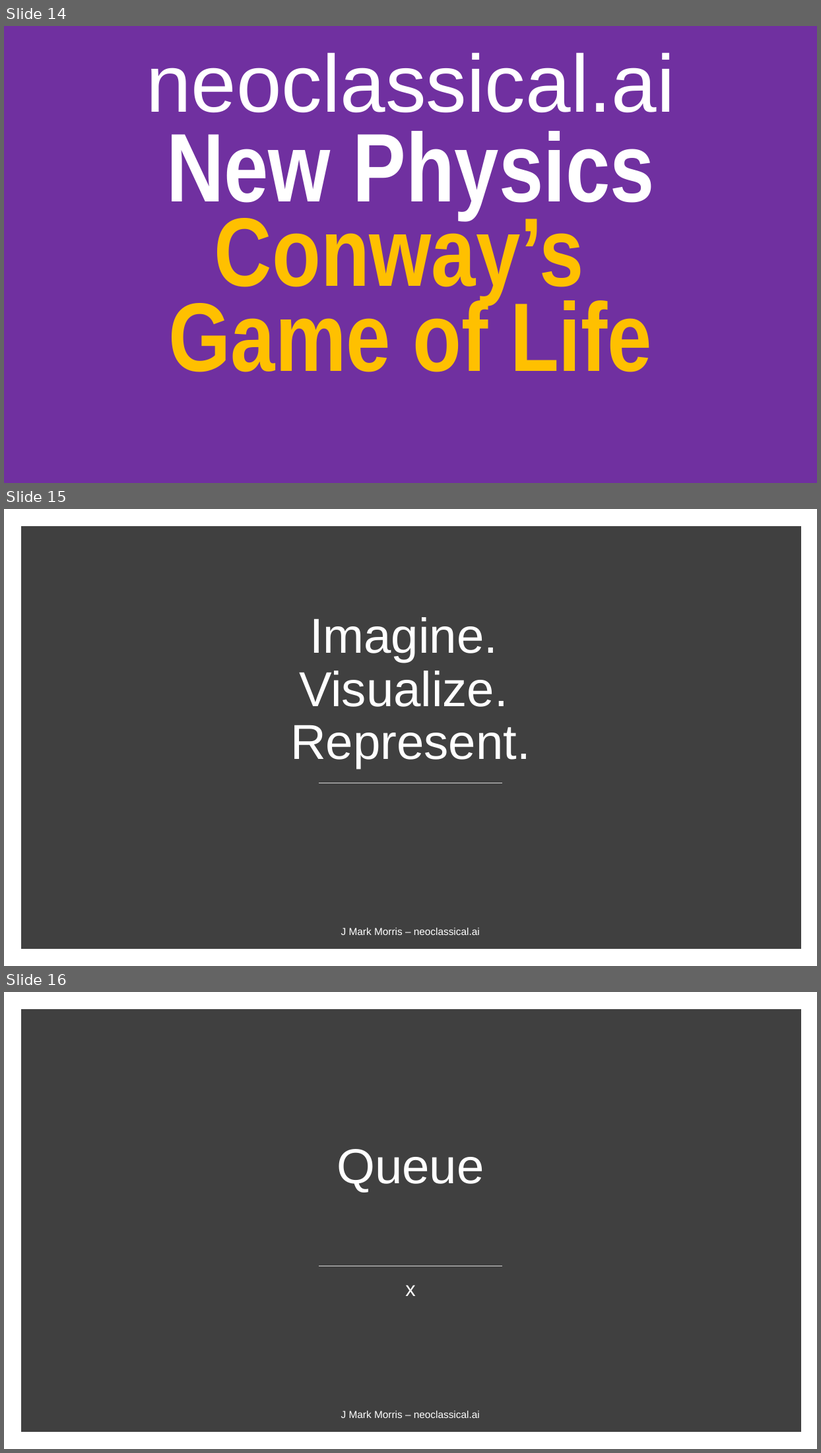
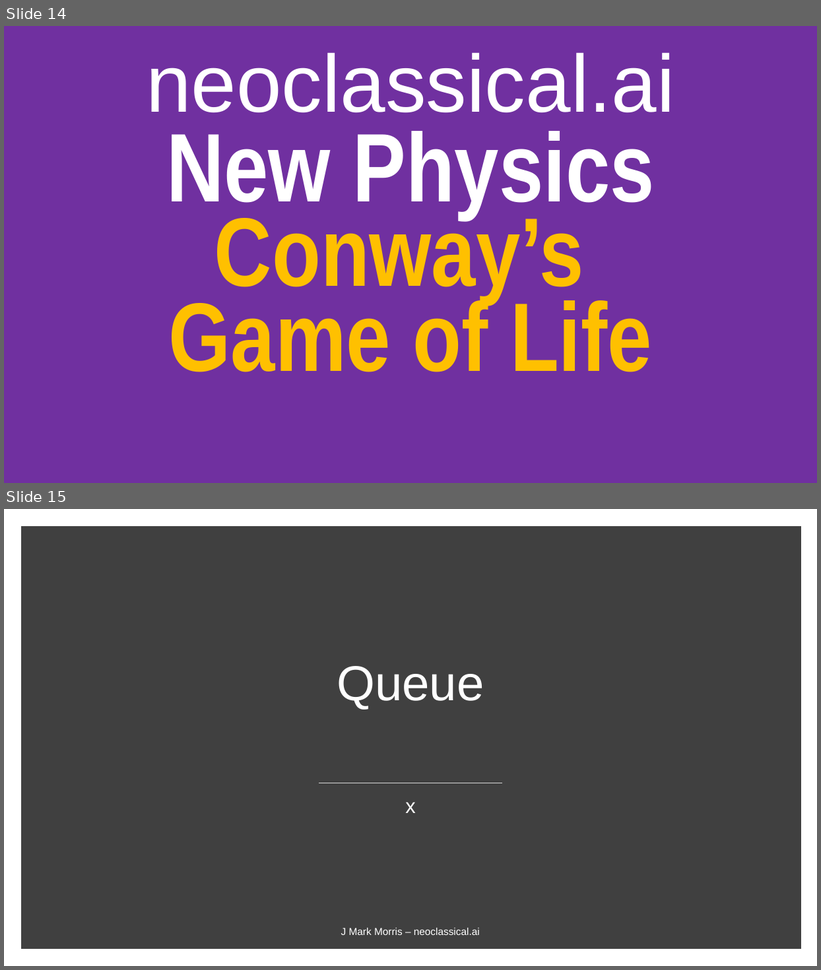
Before and after one commit to jmarkmorris/architrino, a slide deck: reference/archie/presentations/NPQG Video - Titles and Templates.pptx. Shown one above the other, each under a label of ours: slides 14, 15 and 16 before the commit, slides 14 and 15 after it. The pictures are 821x1453 and 821x970 pixels, drawn with LibreOffice and Linux fonts; fonts in the diff are those of the drawing; background and template pictures are left out. Boxes give left, top, right and bottom in pixels: in the first picture for what was removed or moved away, otherwise in the second. Text is boxed around its words. In the diff, an @@ line names an element or a change of style, - is before the commit and + after.

```diff
--- a/reference/archie/presentations/NPQG Video - Titles and Templates.pptx
+++ b/reference/archie/presentations/NPQG Video - Titles and Templates.pptx
@@ slide 15 removed at box(4, 509, 817, 966), background #FFFFFF @@
@@ rectangle removed at box(25, 530, 797, 945) @@
@@ title removed at box(290, 617, 531, 768) @@
-Imagine.
-Visualize.
-Represent.
@@ line removed from (319, 783) to (502, 783) @@
@@ text removed at box(341, 928, 480, 935) @@
-J Mark Morris – neoclassical.ai
@@ what was slide 16 is now slide 15 @@
```
Also in this commit, not shown: 6 other slides removed, 16 other files.
